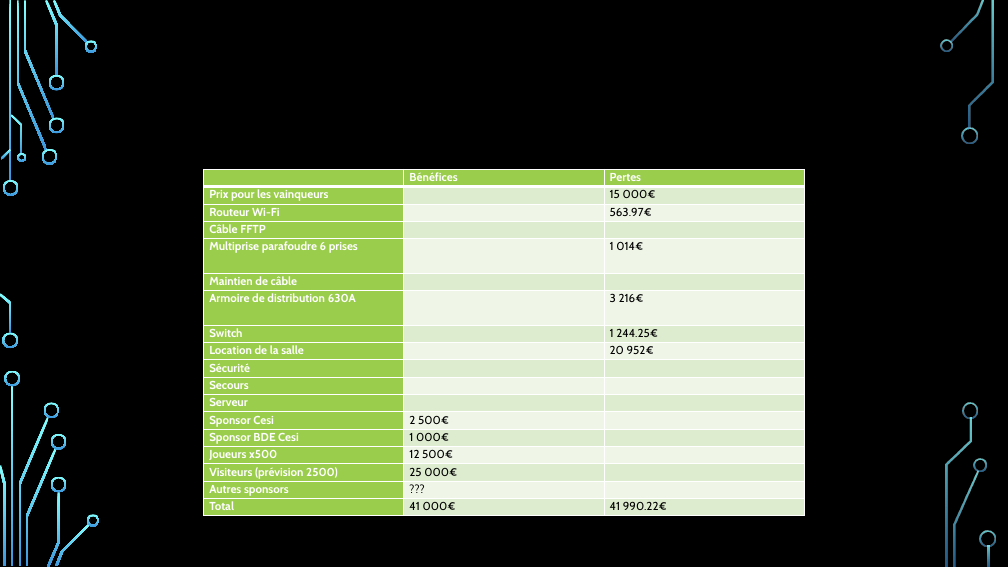
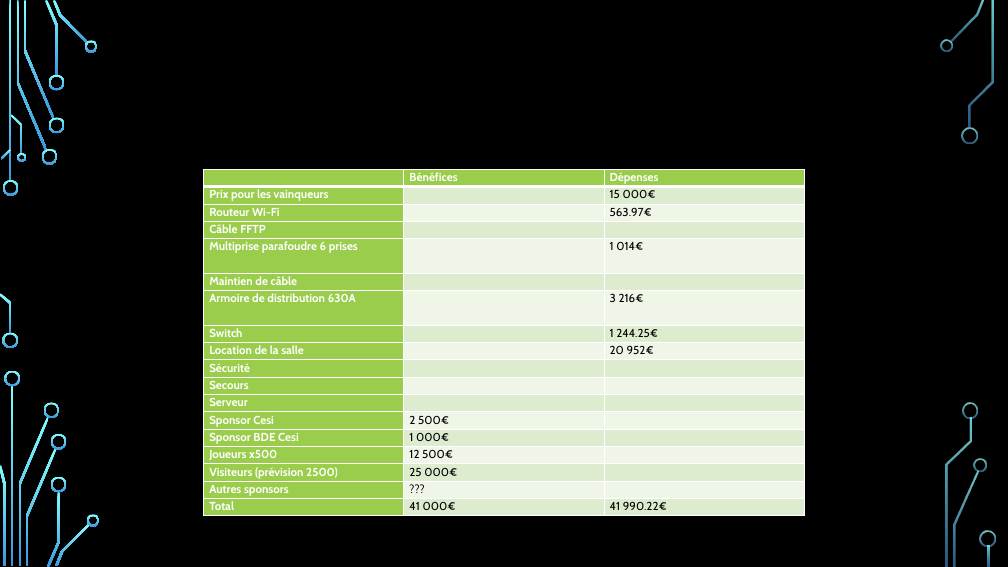
Before and after one commit to Euxiniar/Projet-Exia-Ces-Esport, a slide deck: slide 14 of Présentation projet.pptx (slide 10 before the commit). Drawn at 1008x567 pixels with LibreOffice and Linux fonts; fonts in the diff are those of the drawing; background and template pictures are left out. Boxes give left, top, right and bottom in pixels: in the first picture for what was removed or moved away, otherwise in the second. Text is boxed around its words. In the diff, an @@ line names an element or a change of style, - is before the commit and + after.

```diff
--- a/Présentation projet.pptx
+++ b/Présentation projet.pptx
@@ table at (203,169,805,516) @@
-row 1, column 3: Pertes
+row 1, column 3: Dépenses
```
Also in this commit, not shown: 6 slides added, 2 slides removed.
